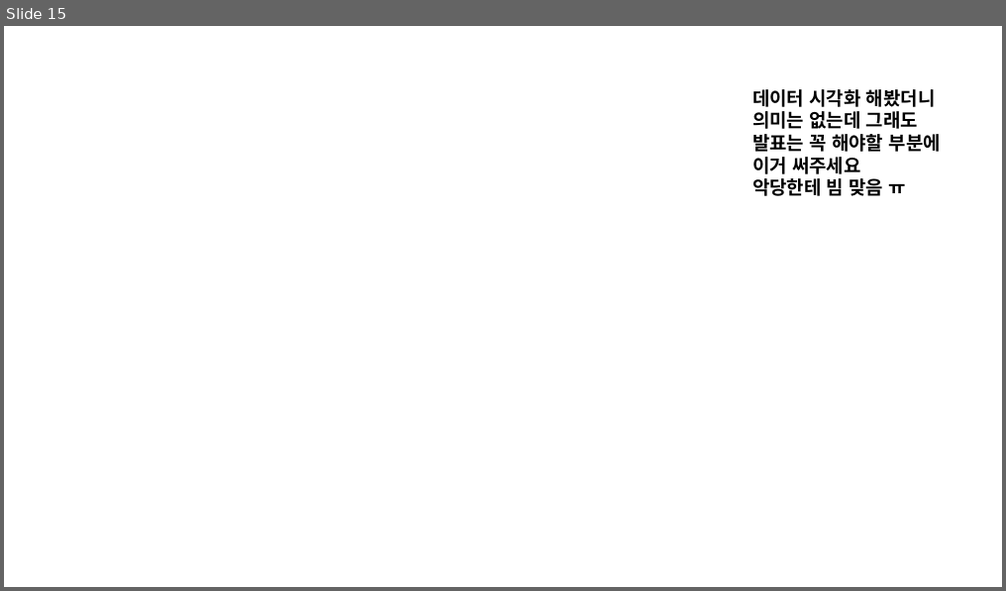
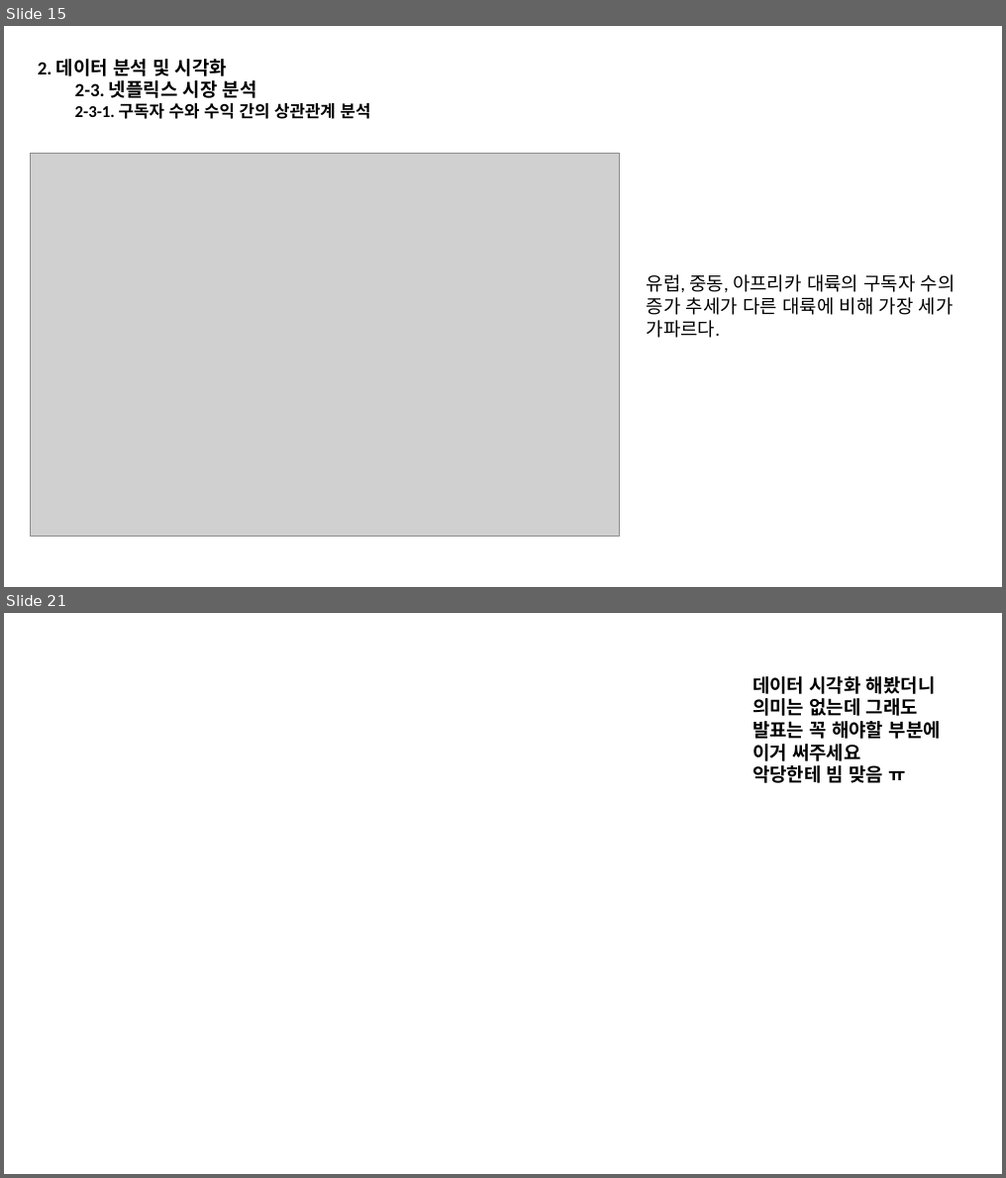
Before and after one commit to kim-seo-hyun/datathon, a slide deck: weddingpeach_speech_finish.pptx. Shown one above the other, each under a label of ours: slide 15 before the commit, slides 15 and 21 after it; the slides between them are not shown. The pictures are 1006x591 and 1006x1178 pixels, drawn with LibreOffice and Linux fonts; fonts in the diff are those of the drawing; grey boxes stand for pictures; background and template pictures are left out. Boxes give left, top, right and bottom in pixels: in the first picture for what was removed or moved away, otherwise in the second. Text is boxed around its words. In the diff, an @@ line names an element or a change of style, - is before the commit and + after.

```diff
--- a/weddingpeach_speech_finish.pptx
+++ b/weddingpeach_speech_finish.pptx
@@ slide 15 added at [4,26,1002,587], background #FFFFFF @@
@@ text added at [38,59,371,119], 18 pt, text #000000, bold @@
+2. 데이터 분석 및 시각화
+  2-3. 넷플릭스 시장 분석
+  2-3-1. 구독자 수와 수익 간의 상관관계 분석
@@ picture added at [30,153,620,536] @@
@@ text added at [647,274,955,338], 18 pt, text #000000 @@
+유럽, 중동, 아프리카 대륙의 구독자 수의 증가 추세가 다른 대륙에 비해 가장 세가 가파르다.
@@ what was slide 15 is now slide 21 @@
```
Also in this commit, not shown: 5 slides changed, 13 other slides added, 20 slides removed.
